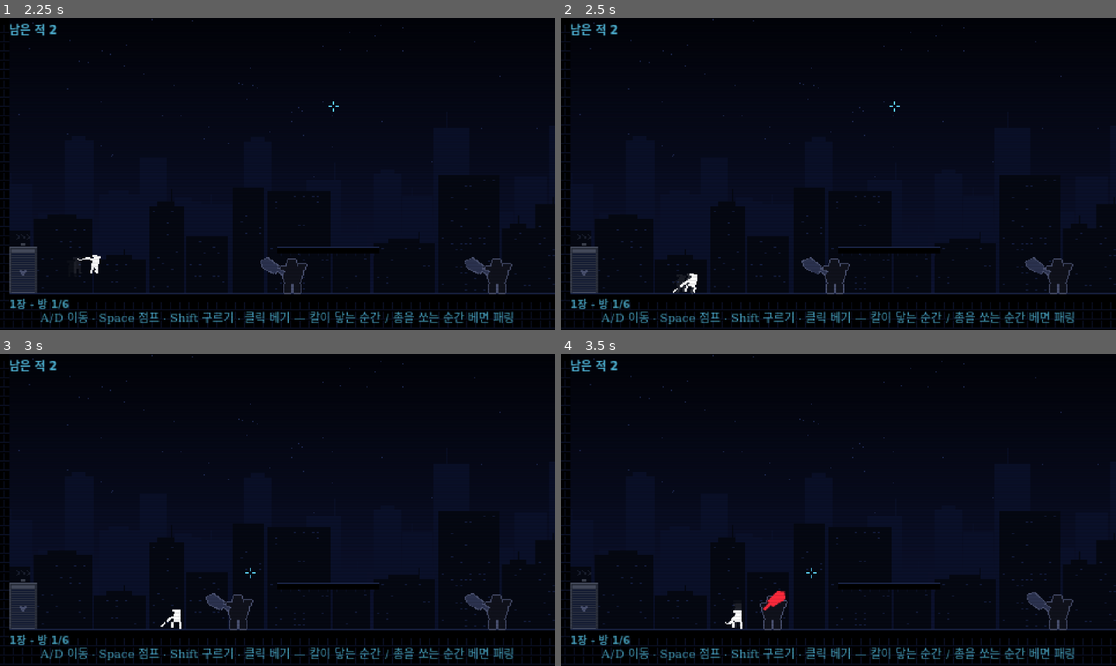
Above: before the commit, frames 1-4 (two rows, left to right).
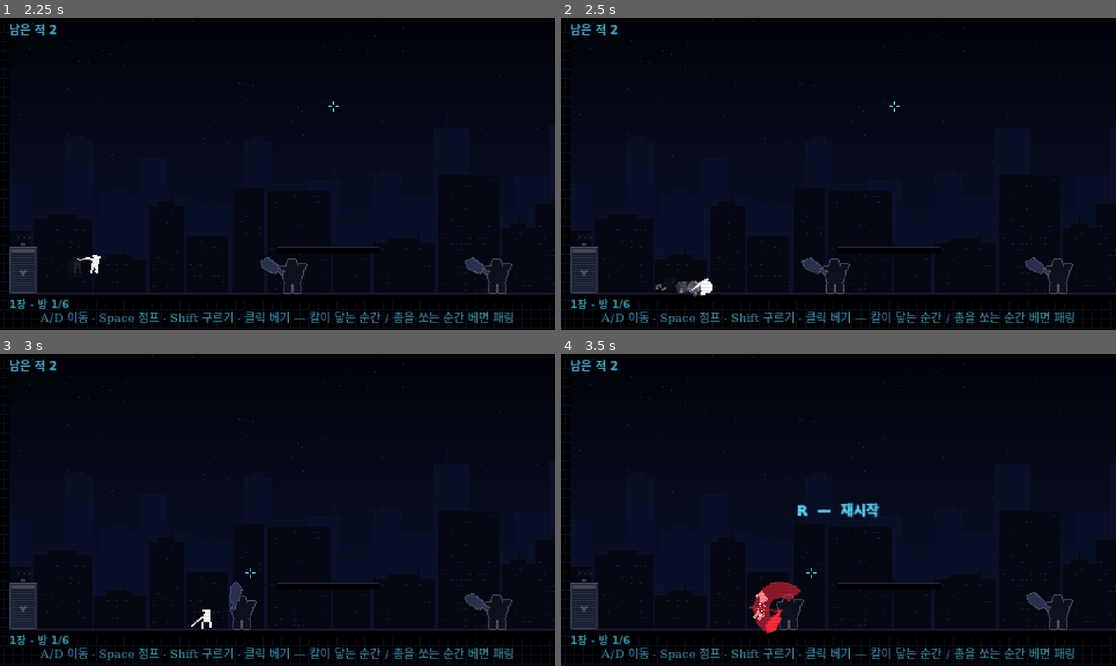
Above: after the commit, the same moments.

Repository: sinsiu60/vampire
Game: Godot game, scene res://scenes/Boot.tscn
Two runs of this game, one before a commit and one after it. Both use one fixed random seed, a clock stepped at 60 frames per second and the inputs below.
Inputs (mouse positions are in pixels of both pictures, inside the frame that each line leads up to):
- Up to frame 1 (2.25 s): tap Enter at 0.5 s; move the mouse to (399, 158) at 0.52 s; hold D (move_right) 0.53-1.28 s; tap Shift (roll) at 0.6, 1.35 s; tap Space (jump) at 0.77, 1.52 s; tap R (restart) at 1.25 s; move the mouse to (166, 189) at 1.27 s; hold Down 1.28-2.03 s; move the mouse to (333, 105) at 2.02 s; press the mouse at (333, 105) at 2.03 s; hold D (move_right) from 2.03 s (still down)
- Up to frame 2 (2.5 s): keep holding D (move_right); tap Shift (roll) at 2.3 s
- Up to frame 3 (3 s): move the mouse to (249, 572) at 2.77 s; release D (move_right) at 2.78 s; release the mouse at (249, 572) at 2.78 s; hold Up from 2.78 s (still down); tap Enter at 2.85 s
- Up to frame 4 (3.5 s): keep holding Up; tap Space (jump) at 3.02 s; tap Shift (roll) at 3.05 s

Frame 1 is identical in both runs. In frame 2, 0.3% of the frame differs, in the area x 17-28%, y 81-90%; in frame 3, 0.6%; in frame 4, 1.3%, in the area x 29-85%, y 47-90%.

Commit message:
Boss fix step 3: reassign attack types per pattern
Slide shot is now a pure dodge pattern (all normal, no stagger, 0.4 s stop
behind the player, shot gap 0.42 s). Jump shot landing opening is 0.7 s with
a label. Roll input is buffered and allowed just above the floor so a roll
right after a whiffed slash works.

Co-Authored-By: Claude Opus 5.5 <noreply@anthropic.com>
Claude-Session: https://claude.ai/code/session_01Hw7CUmAL3io1FzSxzDnmmR

Diff:
--- a/blank/scripts/Main.gd
+++ b/blank/scripts/Main.gd
@@ -648,7 +648,7 @@
 	_boss_light(m)
 
 
-## 철견 탄 패링: 모두 일반 패링 연출 (슬로우 시퀀스 없음). 콤보 마지막 탄(role = stagger)이면
+## 철견 탄 패링: 슬로우 시퀀스 없음 (피날레만). OPPORTUNITY 탄 (role = stagger: ④ 진짜 탄 · ⑤ 2번째 도탄)이면
 ## 반사탄이 철견에 맞고 (boss_armor) 철견 휘청 → 반격 기회
 func _parry_boss_shot(s: Dictionary) -> void:
 	var p := player
--- a/blank/scripts/Player.gd
+++ b/blank/scripts/Player.gd
@@ -36,7 +36,7 @@
 var _roll_cd := 0.0              # 다음 구르기까지 (구르기가 끝난 뒤부터 셈)
 var _roll_ghost := 0.0
 var _roll_dust := 0.0
-var _queued_roll := false        # 히트스톱 중 누른 구르기
+var _roll_buf := 0.0             # 구르기 입력 버퍼 (베기 돌진 · 히트스톱 중에 눌러도 ROLL_BUFFER 초 동안 기억)
 
 # ---- 이동
 var _coyote := 0.0
@@ -151,7 +151,7 @@
 	var ctl := not input_locked and _stun <= 0.0
 	if TimeManager.frozen:
 		if ctl and Input.is_action_just_pressed("roll"):
-			_queued_roll = true
+			_roll_buf = Config.roll.ROLL_BUFFER
 		if ctl and Input.is_action_just_pressed("slash") and not is_rolling():
 			_queued_slash = true
 		if ctl and Input.is_action_just_pressed("jump"):
@@ -167,9 +167,14 @@
 	if is_rolling():
 		_roll_tick(delta, was_on_floor)
 		return
-	var want_roll := (Input.is_action_just_pressed("roll") or _queued_roll) and ctl
-	_queued_roll = false
-	if want_roll and roll_enabled and was_on_floor and _roll_cd <= 0.0 and _dash_t <= 0.0:
+	if Input.is_action_just_pressed("roll") and ctl:
+		_roll_buf = Config.roll.ROLL_BUFFER
+	var want_roll := _roll_buf > 0.0 and ctl
+	_roll_buf = maxf(0.0, _roll_buf - delta)
+	# 바닥 위 또는 바닥에서 ROLL_GROUND_SNAP px 안 (베기 돌진으로 살짝 뜬 순간 — 헛스윙 직후 구르기). 점프 중엔 불가
+	var grounded := was_on_floor or (velocity.y >= -60.0 and test_move(global_transform, Vector2(0, Config.roll.ROLL_GROUND_SNAP)))
+	if want_roll and roll_enabled and grounded and _roll_cd <= 0.0 and _dash_t <= 0.0:
+		_roll_buf = 0.0
 		var rx := int(Input.is_action_pressed("move_right")) - int(Input.is_action_pressed("move_left"))
 		_start_roll(rx)
 		_roll_tick(delta, was_on_floor)
--- a/blank/scripts/autoload/Config.gd
+++ b/blank/scripts/autoload/Config.gd
@@ -57,6 +57,8 @@
 	"ROLL_COOLDOWN": 0.40,            # 구르기가 끝난 뒤 다음 구르기까지
 	"GHOST_EVERY": 0.04,              # 잔상 간격
 	"DUST_EVERY": 0.05,               # 바닥 먼지 간격
+	"ROLL_BUFFER": 0.1,
+	"ROLL_GROUND_SNAP": 4.0,          # 바닥에서 이 높이 안이면 바닥으로 침 (베기 돌진으로 살짝 뜬 경우)               # 베기 돌진 중 · 착지 직전에 누른 구르기를 이 시간 동안 기억 (헛스윙 직후 구르기)
 	"SPIN": 1.0,                      # 구르는 동안 회전 수
 	"FALLBACK_PITCH": 1.3,            # roll.wav 가 없으면 dash_whoosh 를 이 피치로 (그것도 없으면 무음)
 }
--- a/blank/scripts/boss/BossCheolgyeon.gd
+++ b/blank/scripts/boss/BossCheolgyeon.gd
@@ -8,11 +8,11 @@
 ##  - 반사탄에 맞으면 휘청
 ##
 ## 패턴
-##  ① 슬라이드 사격  웅크림 0.2초 + gun_cock → 플레이어를 지나쳐 미끄러지며 3연발 (페이즈 2부터 4연발). 마지막 탄 패링 = 휘청
-##  ② 돌진 건카타    대시 → 3연타 (0.25초 · 0.5초 멈칫 지연). 페이즈 2부터 2타 대신 보라 발차기 (패링 불가, 점프). 3타 패링 = 휘청
-##  ③ 점프 사격      (페이즈 2부터) 높이 뛰어 공중 2연발 → 착지 보라 충격파 (점프로 피함) → 0.5초 경직 = 반격 기회
-##  ④ 속사          duel 정적 → 움찔 0.1초 → 0.3초 만에 뽑아 쏨. 페이즈 2부터 가짜 움찔 (베면 헛스윙 → 즉시 사격). 패링 = 휘청
-##  ⑤ 도탄 사격      (페이즈 2부터) aim_up + 금속 "팅" → 간판 · 벽에 1번 튕기는 2연발. 방향 패링 (±60°). 2번째 패링 = 휘청
+##  ① 슬라이드 사격  웅크림 0.2초 + gun_cock → 플레이어를 지나쳐 미끄러지며 3연발 (페이즈 2부터 4연발). 모두 NORMAL — 휘청 없음, 굴러 파고들어 피함. 끝나면 플레이어 뒤에서 0.4초 정지
+##  ② 돌진 건카타    대시 → 3연타 (0.25초 · 0.5초 멈칫 지연). 1·2타 NORMAL, 페이즈 2부터 2타 대신 보라 발차기 (EVADE). 3타 OPPORTUNITY 패링 = 휘청
+##  ③ 점프 사격      (페이즈 2부터) 높이 뛰어 공중 2연발 → 착지 보라 충격파 (EVADE, 점프 · 구르기) → 0.7초 "빈틈" = 반격 기회
+##  ④ 속사          duel 정적 → 움찔 0.1초 → 0.3초 만에 뽑아 쏨. 페이즈 2부터 가짜 움찔 (베면 헛스윙 → 즉시 사격 NORMAL, 구르기로 피함). 진짜 탄 OPPORTUNITY 패링 = 휘청
+##  ⑤ 도탄 사격      (페이즈 2부터) aim_up + 금속 "팅" → 간판 · 벽에 1번 튕기는 2연발. 방향 패링 (±60°). 1번째 NORMAL · 2번째 OPPORTUNITY 패링 = 휘청
 ## 페이즈 1 (체력 9~7) ① → ② → ④ 고정 · 2 (6~4, 폭우) ①~⑤ 무작위 · 3 (3~1, 정전) 두 패턴을 휘청 없이 이어 붙임
 ## 체력 6 · 3 이 되는 반격 → 페이즈 전환 연출 (슬로우 · 레터박스 — 이 보스전에서 긴 연출은 여기만). 페이즈 시작 = 체크포인트
 ## 오프닝 (처음 들어올 때): 레터박스 · 정적 1.5초 → 이름 카드 + boss_intro → 대사 → 속사 한 판 → 패링하면 권총이 튕겨나가고
@@ -959,10 +959,11 @@
 			if _next_bullet().is_empty():
 				set_state("s_end")
 		"s_end":
+			_face_player()
 			velocity.x = move_toward(velocity.x, 0.0, 1400.0 * delta)
 			if t >= C.SLIDE_SHOT_RECOVER:
 				body.pose("idle", C.BLEND_MOVE * 2.0)
-				_end_pattern()
+				_end_pattern(true)
 		# ---- ② 돌진 건카타
 		"w_prep":
 			velocity.x = 0.0
@@ -1200,7 +1201,7 @@
 			bullets.clear()
 			for i in count:
 				var ft: float = slide_start + C.SLIDE_SHOT_FIRST + i * C.SLIDE_SHOT_GAP
-				bullets.append(_bullet(0, ft, minf(C.SLIDE_SHOT_AIM, ft - wt), "stagger" if i == count - 1 else "normal"))
+				bullets.append(_bullet(0, ft, minf(C.SLIDE_SHOT_AIM, ft - wt), "normal"))   # 모두 NORMAL — 휘청 없음, 굴러서 파고드는 패턴
 		2:
 			var tx := _clamp_x(p.global_position.x - dir * C.WHIP_STOP)
 			if (tx - global_position.x) * dir < 0.0:
@@ -1267,21 +1268,22 @@
 
 
 ## 패턴 끝 → 공백 뒤 다음. 페이즈 3 이어 붙인 첫 패턴이면 공백 없이 바로 두 번째
-func _end_pattern() -> void:
+## no_gap = 패턴 끝 정지가 이미 공백 몫 (① 슬라이드 사격 뒤 0.4초) → 바로 다음 패턴
+func _end_pattern(no_gap := false) -> void:
 	_stop_pattern(false)
 	if _chain == 1:
 		_next_pattern()
 		return
 	_chain = 0
-	_after_pattern()
+	_after_pattern(no_gap)
 
 
 ## 패턴 사이: 다음 패턴을 미리 정하고, 자리 잡는 대시가 필요하면 그 대시가 공백 대신 (0.4초 이내)
-func _after_pattern() -> void:
+func _after_pattern(no_gap := false) -> void:
 	if phase >= 2 and forced == 0 and _queued == 0:
 		_queued = _pick_random([_last_pattern])
 	var nx := _peek_next()
-	if nx != 0 and _reposition_needed(nx):
+	if (nx != 0 and _reposition_needed(nx)) or no_gap:
 		_next_pattern()
 	else:
 		_go_wait(_gap())
@@ -1378,7 +1380,7 @@
 	_action(TimeManager.world_time)
 	bullets.clear()
 	if _finisher():
-		# 착지 후 0.5초 경직 = 휘청과 같이 반격 가능 (land 포즈 그대로, 흰 테두리 깜빡임)
+		# 착지 후 0.7초 "빈틈" = 휘청과 같이 반격 가능 (land 포즈 그대로, 흰 테두리 깜빡임)
 		_stop_pattern(false)
 		stagger(C.JS_OPEN, "land")
 	else:
@@ -1554,6 +1556,11 @@
 	var ci := _tele
 	var col: Color = Config.colors.attack
 	var wt := TimeManager.world_time
+	# ③ 착지 빈틈: 머리 위 "빈틈" (흰 테두리 깜빡임과 함께 — 베면 반격 베기)
+	if state == "stagger" and body.pose_name == "land" and stage == "fight":
+		var lp := Vector2(0, -C.H * 0.62 - 9.0)
+		Fonts.text(ci, C.JS_OPEN_LABEL, lp + Vector2(1, 1), 9, Color(0, 0, 0, 0.8), "center", false, true)
+		Fonts.text(ci, C.JS_OPEN_LABEL, lp, 9, Color.WHITE, "center", false, true)
 	for b in bullets:
 		if b.fired:
 			continue
--- a/blank/scripts/boss/CheolgyeonConfig.gd
+++ b/blank/scripts/boss/CheolgyeonConfig.gd
@@ -68,11 +68,11 @@
 const SLIDE_SHOT_PREP := 0.2           ## 몸을 낮추는 예고 (gun_cock.wav 와 동시에 시작)
 const SLIDE_SHOT_COUNT := 3            ## 연발 수 (페이즈 2: 4 — 3단계)
 const SLIDE_SHOT_FIRST := 0.25         ## 슬라이드 시작 → 첫 발
-const SLIDE_SHOT_GAP := 0.30           ## 탄 간격
+const SLIDE_SHOT_GAP := 0.42           ## 탄 간격 — 구르기(0.30초, 끝날 때까지 점프 · 베기 불가) 뒤 다음 탄을 점프 · 패링할 틈 (4단계 NORMAL 값)
 const SLIDE_SHOT_AIM := 0.45           ## 탄마다 원이 줄어드는 시간 (패턴 시작보다 일찍 시작하지는 않음)
 const SLIDE_SHOT_PASS := 80.0          ## 플레이어를 지나쳐 이만큼 반대편까지 미끄러짐
 const SLIDE_SHOT_MAX := 1.4            ## 슬라이드 최대 시간
-const SLIDE_SHOT_RECOVER := 0.15       ## 마지막 탄 뒤 여운
+const SLIDE_SHOT_RECOVER := 0.4        ## 마지막 탄 뒤 플레이어 뒤쪽에서 정지 → 곧바로 다음 패턴 (이 정지가 패턴 사이 공백 대신)
 
 # ---------------------------------------------------------------- 패턴 ② 돌진 건카타
 const WHIP_STOP := 30.0                ## 플레이어 앞 이 거리까지 대시 (몸 중심끼리)
@@ -119,7 +119,8 @@
 const JS_LAND_PITCH := 1.4             ## 착지 쿵: explosion.wav 피치
 const JS_LAND_VOL := 0.5
 const JS_LAND_SHAKE := 5.0
-const JS_OPEN := 0.5                   ## 착지 후 경직 = 휘청과 같이 반격 가능
+const JS_OPEN := 0.7                   ## 착지 후 "빈틈" = 휘청과 같이 반격 가능 (흰 테두리 + 머리 위 글자)
+const JS_OPEN_LABEL := "빈틈"
 
 # ---------------------------------------------------------------- 패턴 ⑤ 도탄 사격 (페이즈 2부터)
 const RS_PREP := 0.2                   ## aim_up 예고 + boss_armor.wav (피치 1.5, 금속 "팅")
Not shown, changed: blank/README.md
